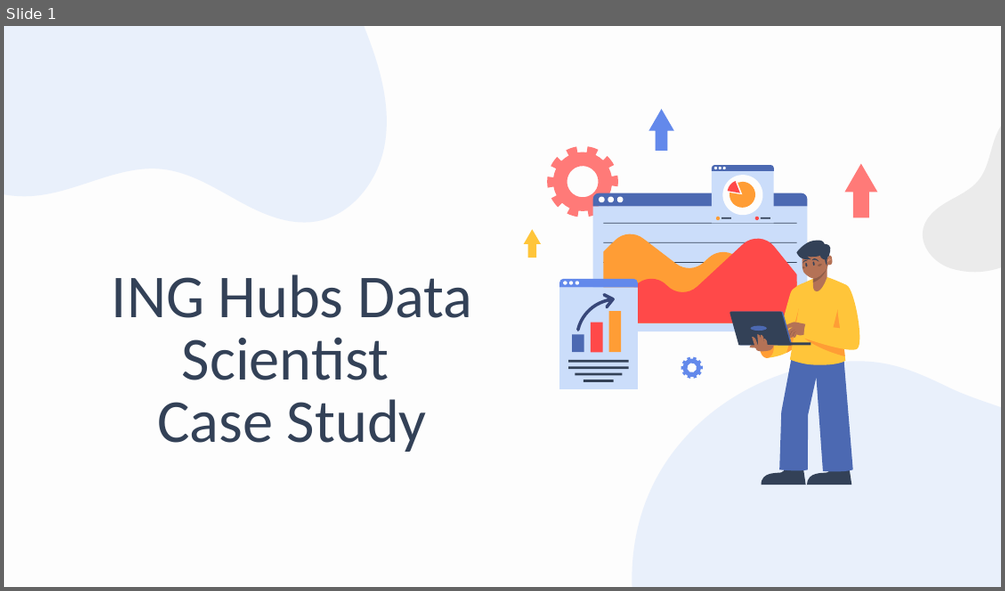
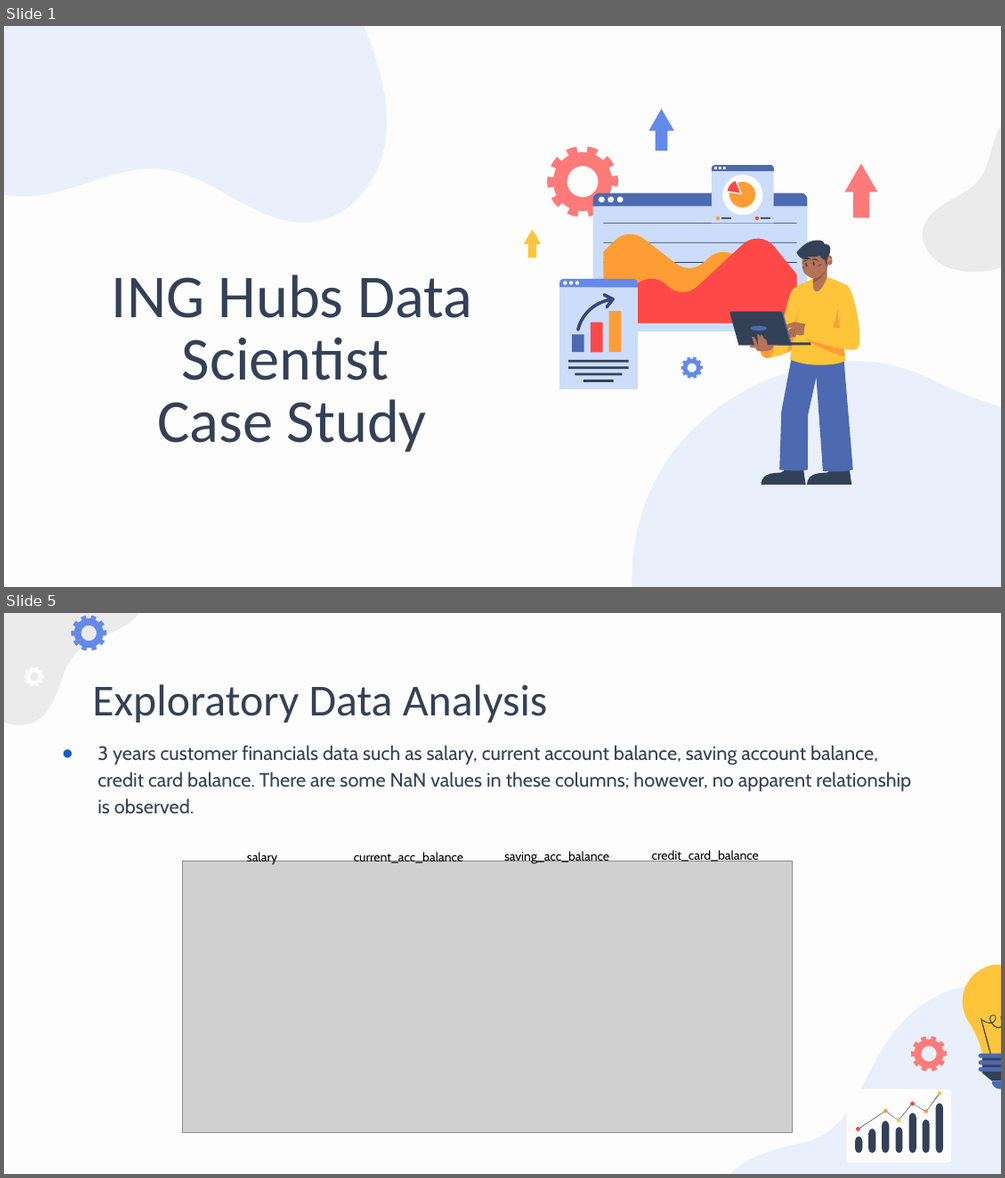
Before and after one commit to denizgunay/loan_delinquency, a slide deck: presentation.pptx. Shown one above the other, each under a label of ours: slide 1 before the commit, slides 1 and 5 after it; the slides between them are not shown. The pictures are 1005x591 and 1005x1178 pixels, drawn with LibreOffice and Linux fonts; fonts in the diff are those of the drawing; grey boxes stand for pictures. Boxes give left, top, right and bottom in pixels: in the first picture for what was removed or moved away, otherwise in the second. Text is boxed around its words. In the diff, an @@ line names an element or a change of style, - is before the commit and + after.

```diff
--- a/presentation.pptx
+++ b/presentation.pptx
@@ slide 5 added at [4, 613, 1001, 1174], background #FDFDFD @@
@@ freeform shape added at [4, 613, 178, 755], fill #EBEBEB @@
@@ freeform shape added at [71, 616, 106, 651], fill #6389EB @@
@@ freeform shape added at [24, 666, 44, 687], fill #FDFDFD @@
@@ title added at [92, 684, 548, 722], 32 pt, text #334157 @@
+Exploratory Data Analysis
@@ subtitle added at [97, 745, 911, 813], 14 pt, text #334157 @@
+● 3 years customer financials data such as salary, current account balance, saving account balance, credit card balance. There are some NaN values in these columns; however, no apparent relationship is observed.
@@ group added at [182, 850, 793, 1133]: 4 texts, 1 picture @@
+salary
+current_acc_balance
+saving_acc_balance
+credit_card_balance
@@ freeform shape added at [663, 928, 1001, 1174], fill #CBDDFA at 39% opacity @@
@@ freeform shape added at [911, 1036, 947, 1070], fill #FF7A78 @@
@@ group added at [846, 964, 1001, 1162]: 17 freeform shapes, 6 ellipses @@
```
Also in this commit, not shown: 2 slides changed, 17 other slides added, 3 slides removed, 8 other files.
